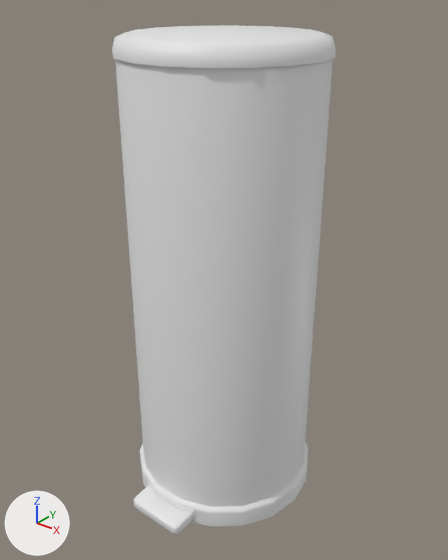
One commit to the FBX model Assets/ART/Meshes/KITCHEN/SM_Trashcan.fbx: the scene before it, then after it.
One viewpoint serves both versions: a 50 mm lens placed at (0.831, -1.039, 1.2), pointed at (0.007, -0.009, 0.562). Every picture has the same lights, and +X, +Y and +Z are marked at lower left. The first picture is the older version. Where no turn or scale is listed for an object, it has been applied to the vertices. Vertices at exactly the same position are counted once.

In view in the first picture: 'SM_Trashcan', 'SM_Trashcan_Lid'.
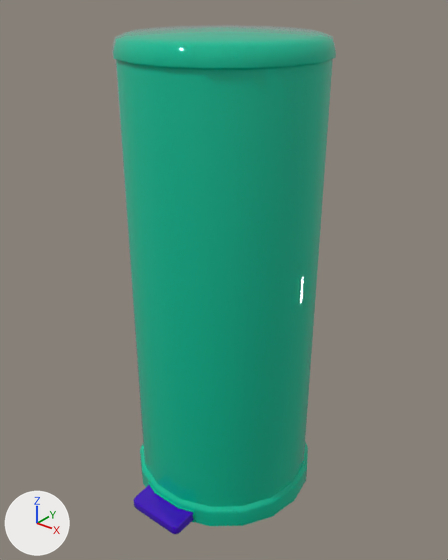
Pixel boxes [x1, y1, x2, y2] of what changed, in the pictures (448 x 560 px):
```json
{"part": 1, "of": "me_mesh", "change": "recoloured", "before": [115, 59, 333, 526], "after": [115, 59, 333, 526], "on screen": "white to cyan"}
{"part": 2, "of": "me_mesh", "change": "recoloured", "before": [134, 485, 193, 534], "after": [134, 485, 193, 534], "on screen": "white to purple"}
{"part": 3, "of": "me_mesh_001", "change": "recoloured", "before": [112, 25, 336, 68], "after": [112, 25, 336, 68], "on screen": "white to cyan"}
```

Scene script edits in JSON lines:
```json
{"op": "add", "block": "mat_m_metal_01", "code": ["mat_m_metal_01 = principled_material('M_Metal_01')", "mat_m_metal_01.base_color = (0.374, 0.5, 0.0)  # yellow #a5bc00", "mat_m_metal_01.roughness = 0.0"]}
{"op": "add", "block": "mat_m_metal_painted_01", "code": ["mat_m_metal_painted_01 = principled_material('M_Metal_Painted_01')", "mat_m_metal_painted_01.base_color = (0.0, 0.5, 0.294)  # cyan #00bc94", "mat_m_metal_painted_01.roughness = 0.0"]}
{"op": "add", "block": "mat_m_plastic_01", "code": ["mat_m_plastic_01 = principled_material('M_Plastic_01')", "mat_m_plastic_01.base_color = (0.0474, 0.0, 0.5)  # purple #3d00bc", "mat_m_plastic_01.roughness = 0.0"]}
{"block": "me_mesh", "where": "me_mesh.from_pydata(...)  # 385 vertices, 386 faces; spans x -0.23..0.23, y -0.277..0.242, z 0.0..1.063"}
{"block": "me_mesh", "where": "# used by ob_sm_trashcan; location = (0.0, 0.0, 0.0)"}
{"block": "me_mesh", "change": "me_mesh part 1: 307 of the faces centred in x -0.223..0.223, y -0.23..0.242, z 0.001..1.063 switch from no material to mat_m_metal_painted_01 (cyan #00bc94)"}
{"block": "me_mesh", "change": "me_mesh part 2: 79 of the faces centred in x -0.075..0.075, y -0.277..-0.221, z 0.004..0.033 switch from no material to mat_m_plastic_01 (purple #3d00bc)"}
{"block": "me_mesh_001", "where": "me_mesh_001.from_pydata(...)  # 161 vertices, 180 faces; spans x -0.225..0.225, y -0.441..0.004, z -0.003..0.053"}
{"block": "me_mesh_001", "where": "# used by ob_sm_trashcan_lid; location = (0.0, 0.219, 1.061)"}
{"block": "me_mesh_001", "change": "me_mesh_001 part 3: 162 of the faces centred in x -0.218..0.218, y -0.441..0.003, z 0.002..0.047 switch from no material to mat_m_metal_painted_01 (cyan #00bc94)"}
{"op": "add", "block": "me_mesh_001", "code": "me_mesh_001.materials.append(mat_m_metal_01)  # yellow #a5bc00"}
```
